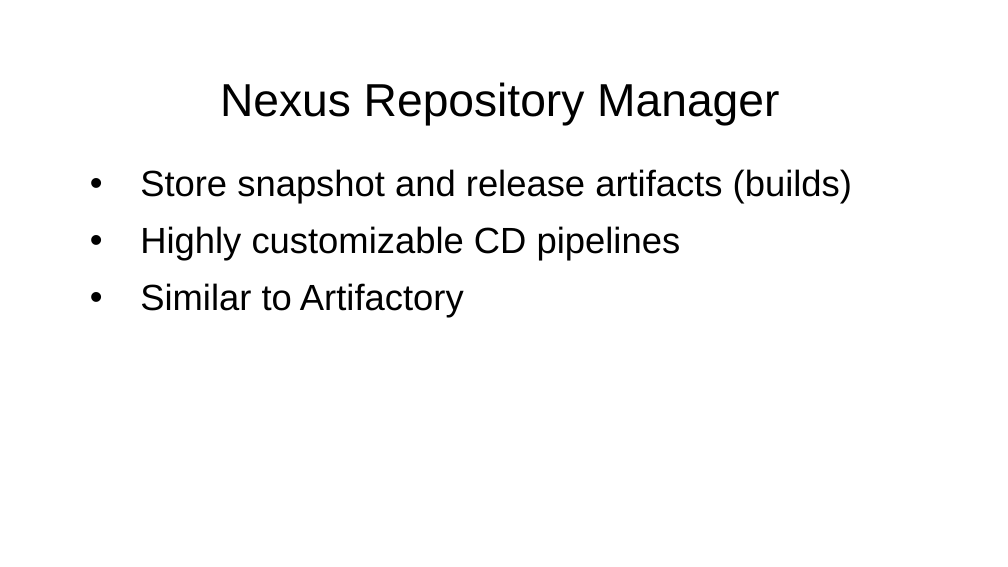
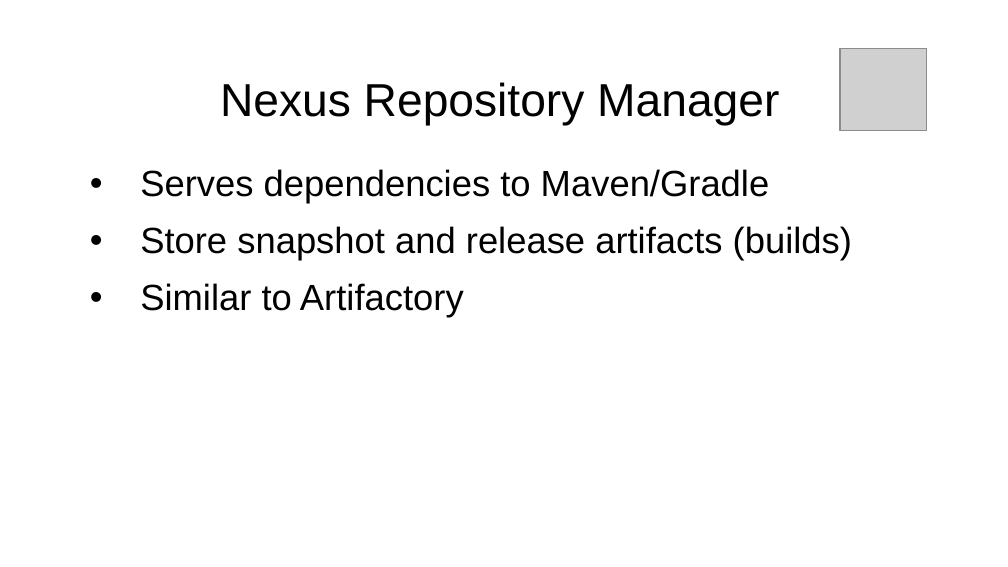
Before and after one commit to boyarsky/OracleCodeOne2018-HOL-Automating-Stack-Groovy, a slide deck: slide 9 of 2018-OracleCodeOne-Authomating Stack.ppt (slide 21 before the commit). Drawn at 1008x567 pixels with LibreOffice and Linux fonts; fonts in the diff are those of the drawing; grey boxes stand for pictures; background and template pictures are left out. Boxes give left, top, right and bottom in pixels: in the first picture for what was removed or moved away, otherwise in the second. Text is boxed around its words. In the diff, an @@ line names an element or a change of style, - is before the commit and + after.

```diff
--- a/2018-OracleCodeOne-Authomating Stack.ppt
+++ b/2018-OracleCodeOne-Authomating Stack.ppt
@@ picture added at [840, 48, 926, 131] @@
@@ text at [140, 169, 770, 204]: paragraph added @@
+• Serves dependencies to Maven/Gradle
@@ text at [140, 226, 681, 261]: paragraph removed @@
-• Highly customizable CD pipelines
```
Also in this commit, not shown: 6 other slides changed.
